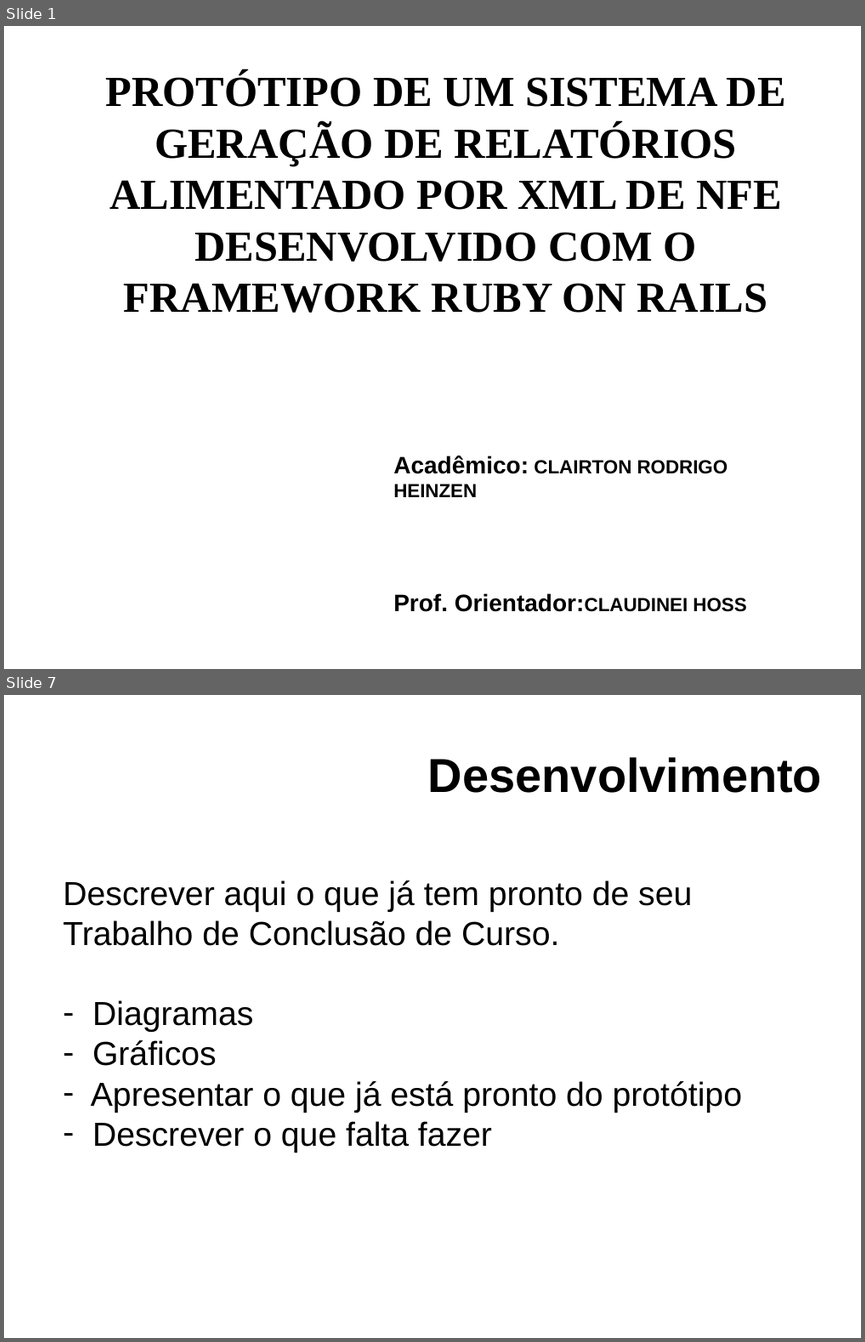
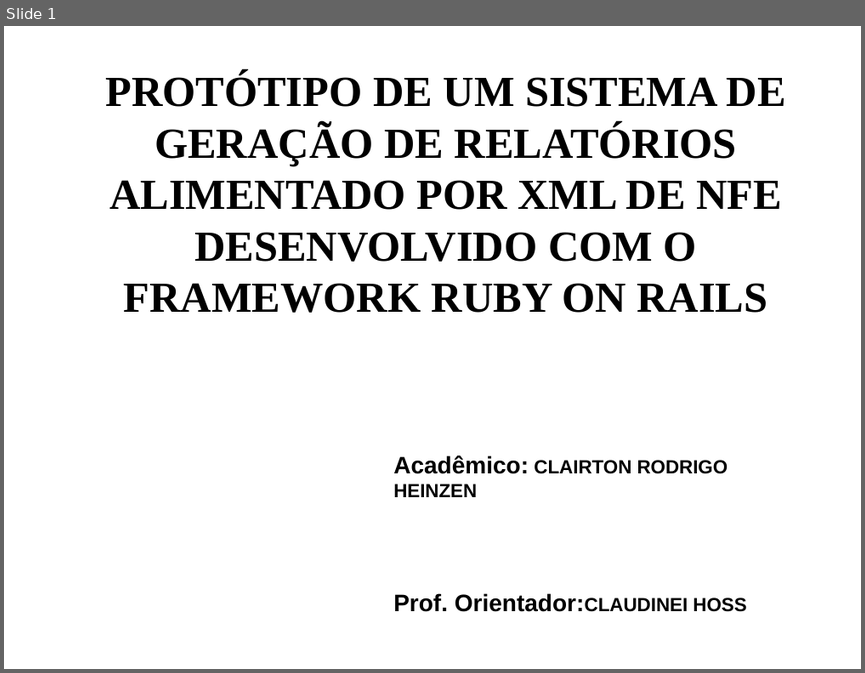
Before and after one commit to clairton/crh, a slide deck: slides.odp. Shown one above the other, each under a label of ours: slides 1 and 7 before the commit, slide 1 after it; the slides between them are not shown. The pictures are 865x1342 and 865x673 pixels, drawn with LibreOffice and Linux fonts; fonts in the diff are those of the drawing; background and template pictures are left out. Boxes give left, top, right and bottom in pixels: in the first picture for what was removed or moved away, otherwise in the second. Text is boxed around its words. In the diff, an @@ line names an element or a change of style, - is before the commit and + after.

```diff
--- a/slides.odp
+++ b/slides.odp
@@ slide 7 removed at (4, 695, 861, 1338), background picture (left out) @@
@@ title removed at (428, 757, 822, 793) @@
-Desenvolvimento
@@ text removed at (63, 880, 742, 1152) @@
-Descrever aqui o que já tem pronto de seu Trabalho de Conclusão de Curso.
-– Diagramas
-– Gráficos
-– Apresentar o que já está pronto do protótipo
-– Descrever o que falta fazer
```
Also in this commit, not shown: 5 slides changed, 4 slides added.
